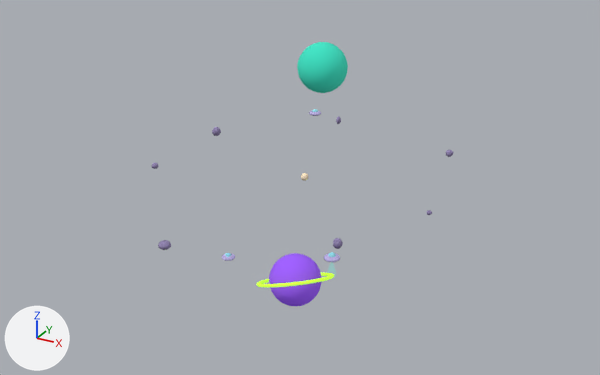
The glTF model models/stages/stage-space.glb: old version first, new version second.
One viewpoint serves both versions: a 50 mm camera at (46.9, -86.6, 41.6) aimed at (-0.6, -0.1, -1.6). Every picture has the same lights, and +X, +Y and +Z are marked at lower left. The picture after the commit comes second. Where no turn or scale is listed for an object, it has been applied to the vertices.
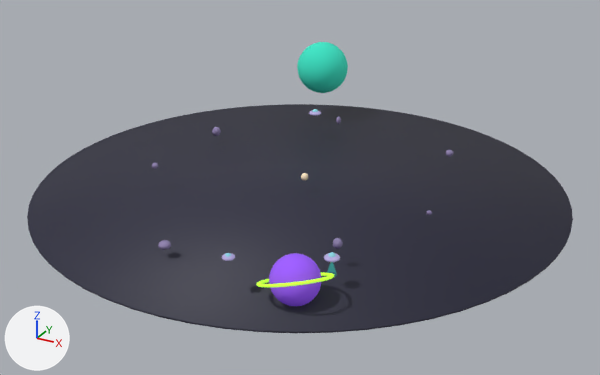
Changed parts and their boxes (x1, y1, x2, y2) in the pictures (600 x 375 px):
'stage-space-diorama-floor', added: after (27, 104, 573, 333)

The change in detail:
Material 'stage-space-floor' (mat_stage_space_floor) is new.
Its base color is (0.02, 0.02, 0.045) (dark blue #27273c).
Its roughness is 0.6.
Mesh me_cylinder is new.
It is a 64-sided cylinder along z spanning x -34.5..34.5, y -34.5..34.5, z -0.1..0.1.
It uses material mat_stage_space_floor (dark blue #27273c).
Object 'stage-space-diorama-floor' (ob_stage_space_diorama_floor) is new; it shows me_cylinder.
Its location is (-1.75, 1.96, -2.41).
